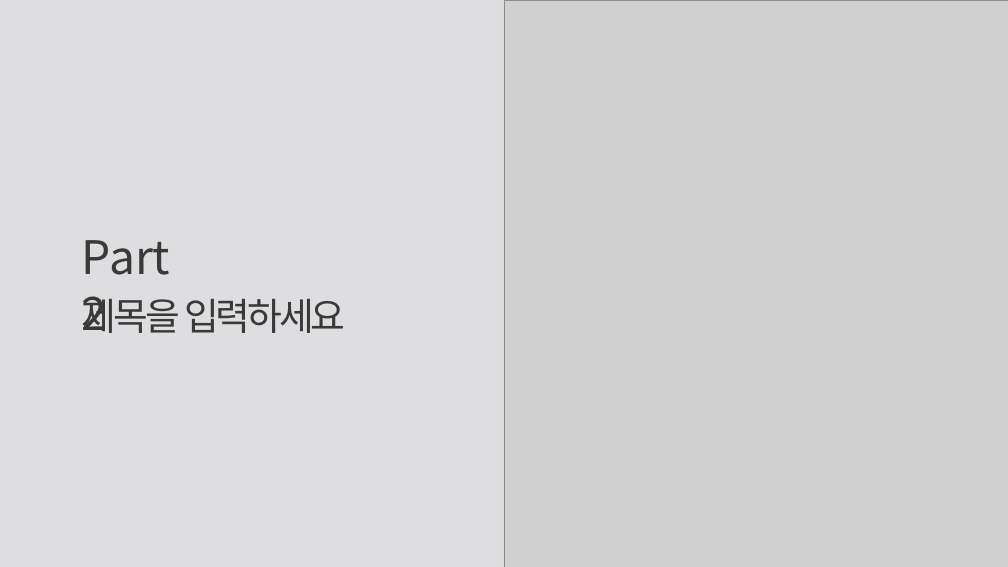
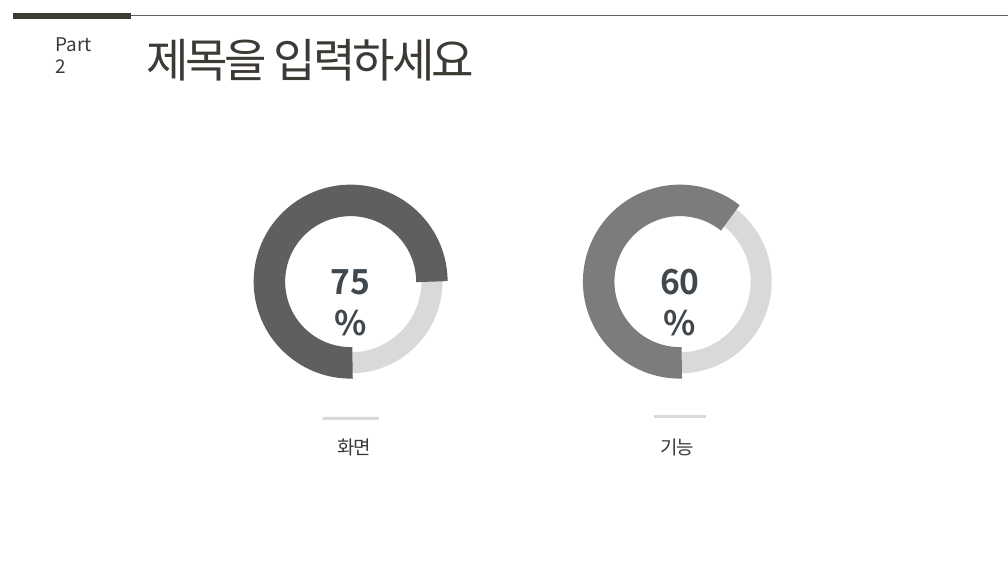
Before and after one commit to ostrichick/MaruProject, a slide deck: slide 7 of 20220929_teamA.pptx (slide 9 before the commit). Drawn at 1008x567 pixels with LibreOffice and Linux fonts; fonts in the diff are those of the drawing; grey boxes stand for pictures. Boxes give left, top, right and bottom in pixels: in the first picture for what was removed or moved away, otherwise in the second. Text is boxed around its words. In the diff, an @@ line names an element or a change of style, - is before the commit and + after.

```diff
--- a/20220929_teamA.pptx
+++ b/20220929_teamA.pptx
@@ background #DEDEE0 to #FFFFFF @@
@@ line added from (13, 16) to (132, 16), #3D3A35 6 pt @@
@@ text "Part 2": place and size @@
-text "Part 2" at [82, 240, 170, 331]
+text "Part 2" at [56, 37, 92, 73]
@@ text "Part 2" at [56, 37, 92, 73]: size 44 to 18 pt, text colour #3A3838 to #3D3A35 @@
@@ line added from (132, 16) to (1008, 16), #5F5F5D 0.5 pt @@
@@ text "제목을 입력하세요": place and size @@
-text "제목을 입력하세요" at [82, 296, 345, 333]
+text "제목을 입력하세요" at [146, 38, 474, 81]
@@ text "제목을 입력하세요" at [146, 38, 474, 81]: size 36 to 44 pt, text colour #3A3838 to #3D3A35 @@
@@ picture removed at [504, 0, 1008, 567] @@
@@ arc (boxed as its full ellipse) added at [269, 200, 432, 363], outline #D9D9D9 20 pt @@
@@ arc (boxed as its full ellipse) added at [269, 200, 432, 363], outline #5F5F5D 30 pt @@
@@ arc (boxed as its full ellipse) added at [599, 200, 761, 363], outline #D9D9D9 20 pt @@
@@ arc (boxed as its full ellipse) added at [599, 200, 761, 363], outline #7C7C7A 30 pt @@
@@ text added at [331, 269, 371, 295], 32 pt, text #40474D, bold @@
+75%
@@ text added at [660, 268, 700, 295], 32 pt, text #40474D, bold @@
+60%
@@ rectangle added at [323, 417, 379, 420], fill #D9D9D9 @@
@@ line added from (654, 417) to (706, 417), #D9D9D9 3 pt @@
@@ text added at [337, 438, 370, 456], 18 pt, text #3A3838 @@
+화면
@@ text added at [660, 438, 693, 456], 18 pt, text #3A3838 @@
+기능
```
Also in this commit, not shown: 18 other slides changed, 17 slides added, 5 slides removed, 5 other files.
